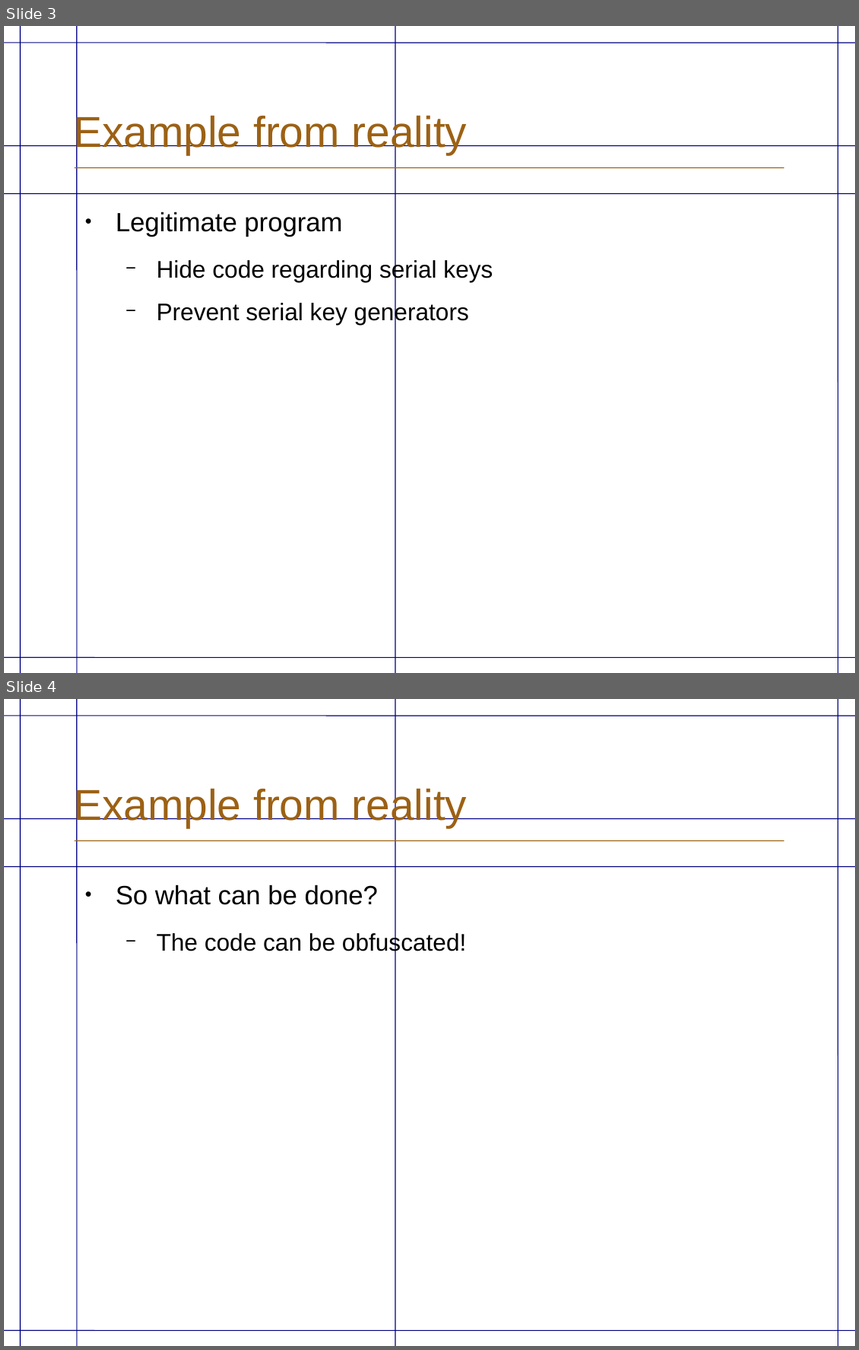
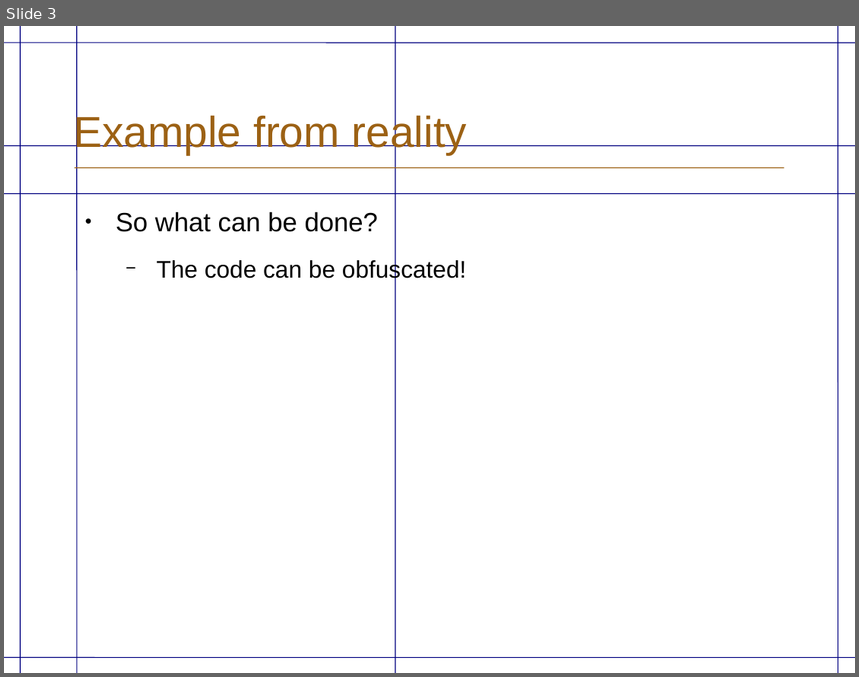
Before and after one commit to eriknylander/exjobb, a slide deck: Presentation/ExjobbPresentation _english.odp. Shown one above the other, each under a label of ours: slides 3 and 4 before the commit, slide 3 after it. The pictures are 859x1350 and 859x677 pixels, drawn with LibreOffice and Linux fonts; fonts in the diff are those of the drawing; background and template pictures are left out. Boxes give left, top, right and bottom in pixels: in the first picture for what was removed or moved away, otherwise in the second. Text is boxed around its words. In the diff, an @@ line names an element or a change of style, - is before the commit and + after.

Commit message:
fixed report title and presentation

```diff
--- a/Presentation/ExjobbPresentation _english.odp
+++ b/Presentation/ExjobbPresentation _english.odp
@@ slide 3 removed at bbox=[4, 26, 855, 673], background #FFFFFF; not listed: 9 template elements that a slide beside it also shows @@
@@ title removed at bbox=[73, 113, 468, 155] @@
-Example from reality
@@ text removed at bbox=[116, 211, 493, 325] @@
-● Legitimate program
-  − Hide code regarding serial keys
-  − Prevent serial key generators
@@ what was slide 4 is now slide 3 @@
```
Also in this commit, not shown: 11 slides changed, 5 slides added, 1 other slide removed, 2 other files.
